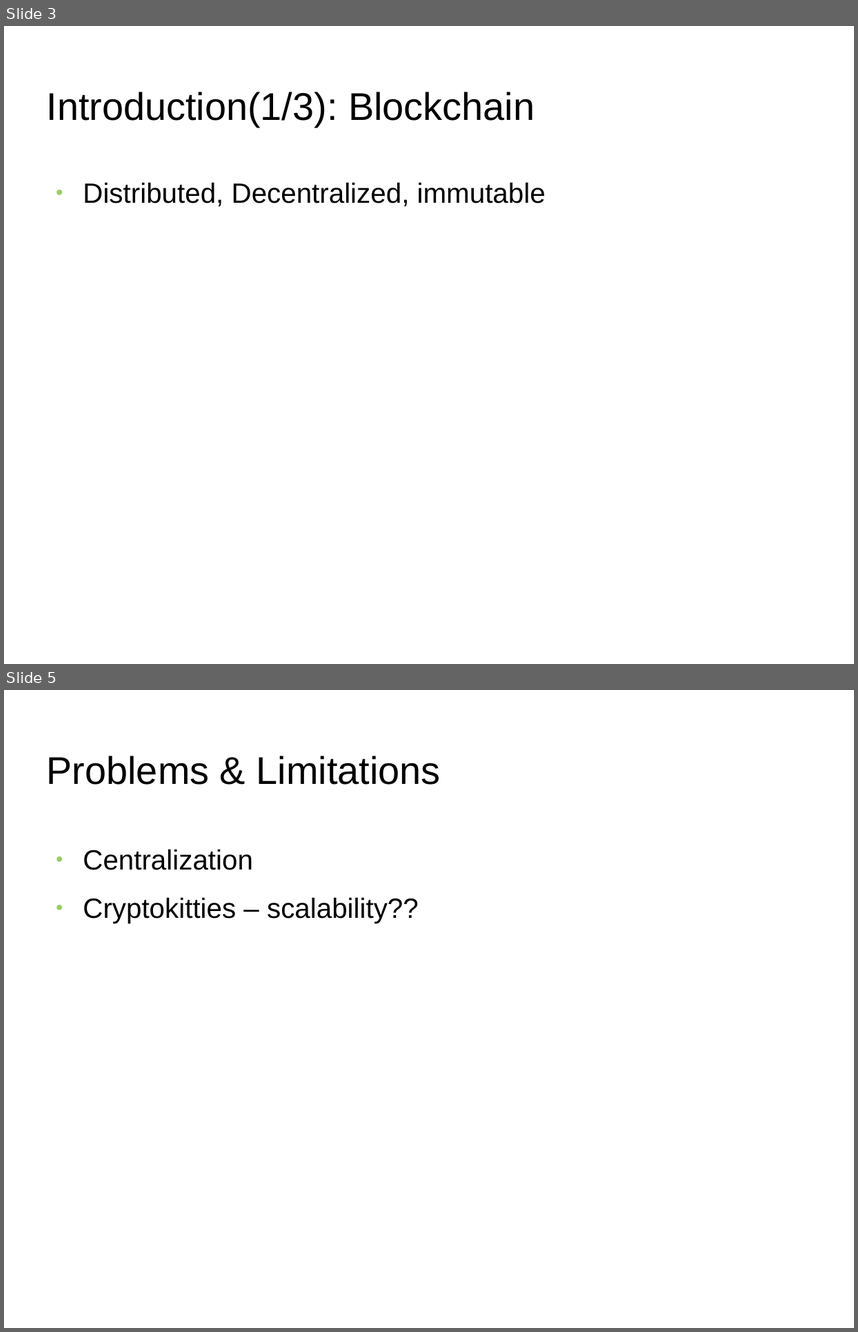
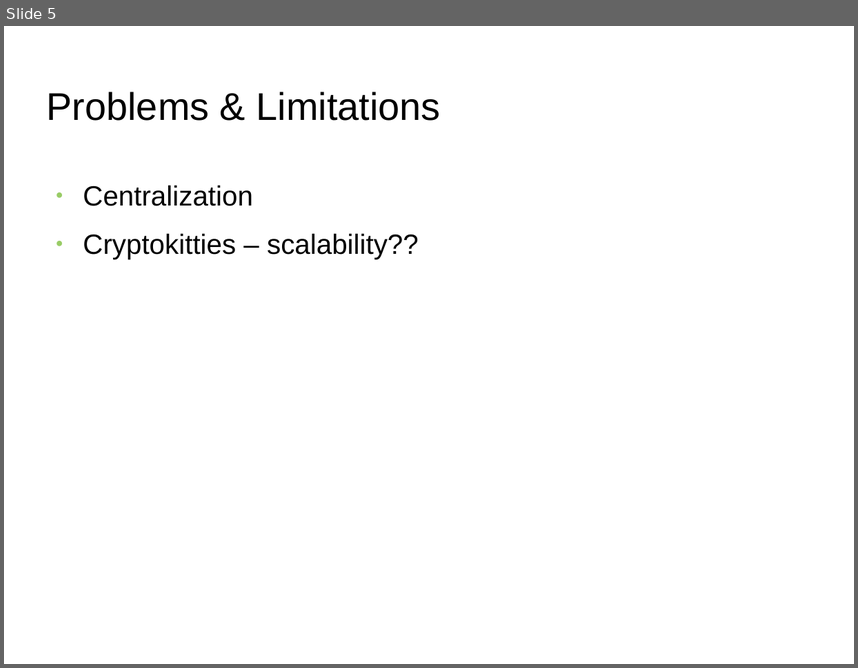
Before and after one commit to s2-t2/blockchain_reputation_system, a slide deck: documents/Presentation/Presentation.odp. Shown one above the other, each under a label of ours: slides 3 and 5 before the commit, slide 5 after it; the slides between them are not shown. The pictures are 858x1332 and 858x668 pixels, drawn with LibreOffice and Linux fonts; fonts in the diff are those of the drawing; background and template pictures are left out. Boxes give left, top, right and bottom in pixels: in the first picture for what was removed or moved away, otherwise in the second. Text is boxed around its words. In the diff, an @@ line names an element or a change of style, - is before the commit and + after.

```diff
--- a/documents/Presentation/Presentation.odp
+++ b/documents/Presentation/Presentation.odp
@@ slide 3 removed at [4, 26, 854, 664], background picture (left out) @@
@@ title removed at [47, 92, 535, 127] @@
-Introduction(1/3): Blockchain
@@ text removed at [83, 182, 546, 207] @@
-● Distributed, Decentralized, immutable
```
Also in this commit, not shown: 1 slide changed, 1 slide added, 14 other files.
